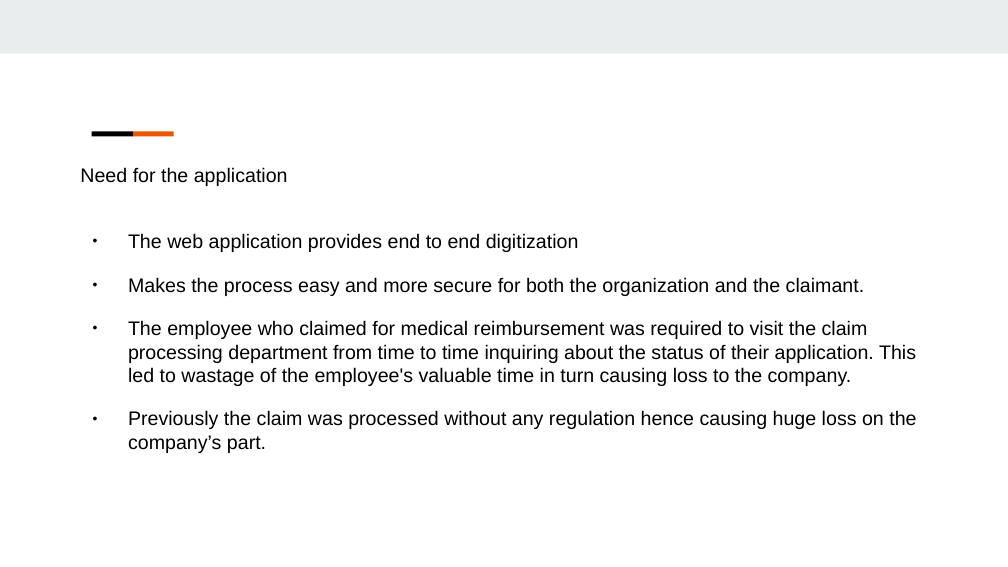
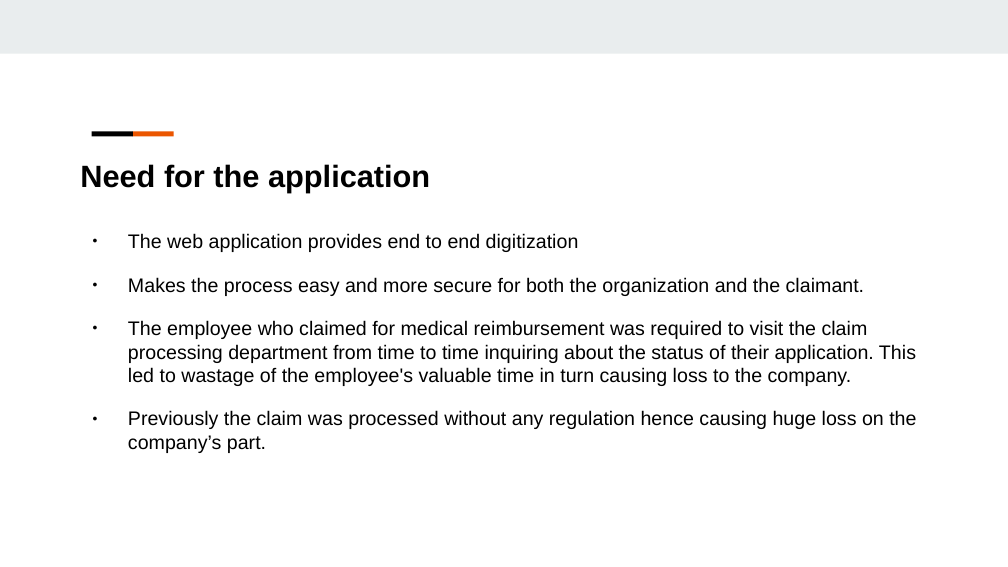
Before and after one commit to DollyKM/Work, a slide deck: slide 8 of Claim Management Portal.pptx. Drawn at 1008x567 pixels with LibreOffice and Linux fonts; fonts in the diff are those of the drawing. Boxes give left, top, right and bottom in pixels: in the first picture for what was removed or moved away, otherwise in the second. Text is boxed around its words. In the diff, an @@ line names an element or a change of style, - is before the commit and + after.

```diff
--- a/Claim Management Portal.pptx
+++ b/Claim Management Portal.pptx
@@ text "Need for the application" at (x1=80, y1=164, x2=430, y2=192): size 14 to 22 pt, bold on @@
```
Also in this commit, not shown: 3 other slides changed, 1 slide added.
